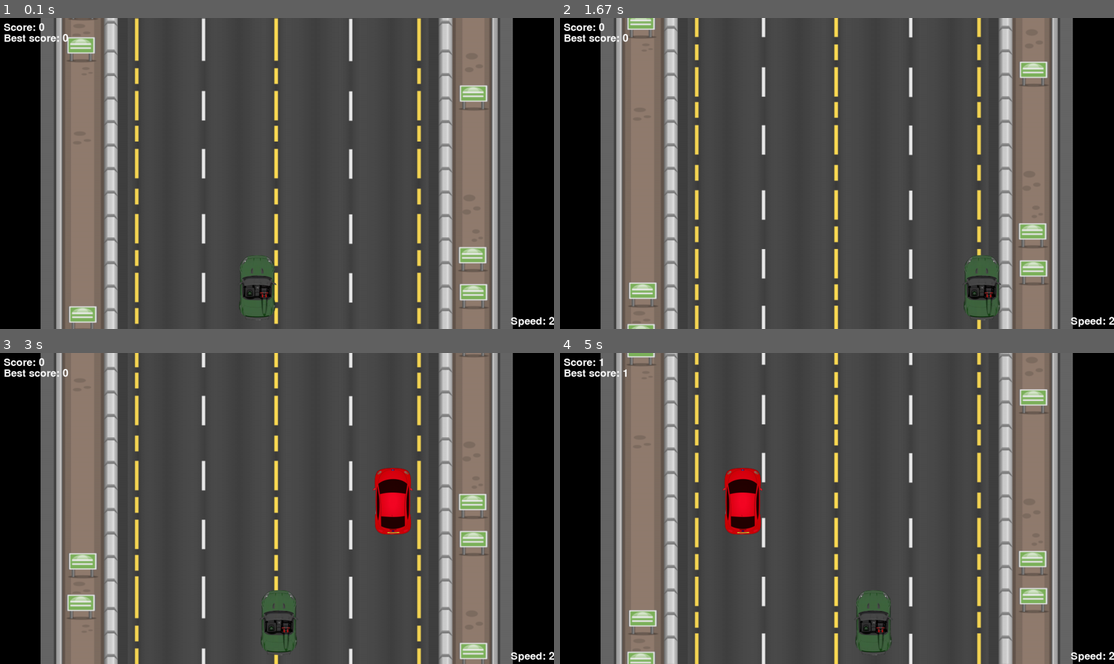
Above: before the commit, frames 1-4 (two rows, left to right).
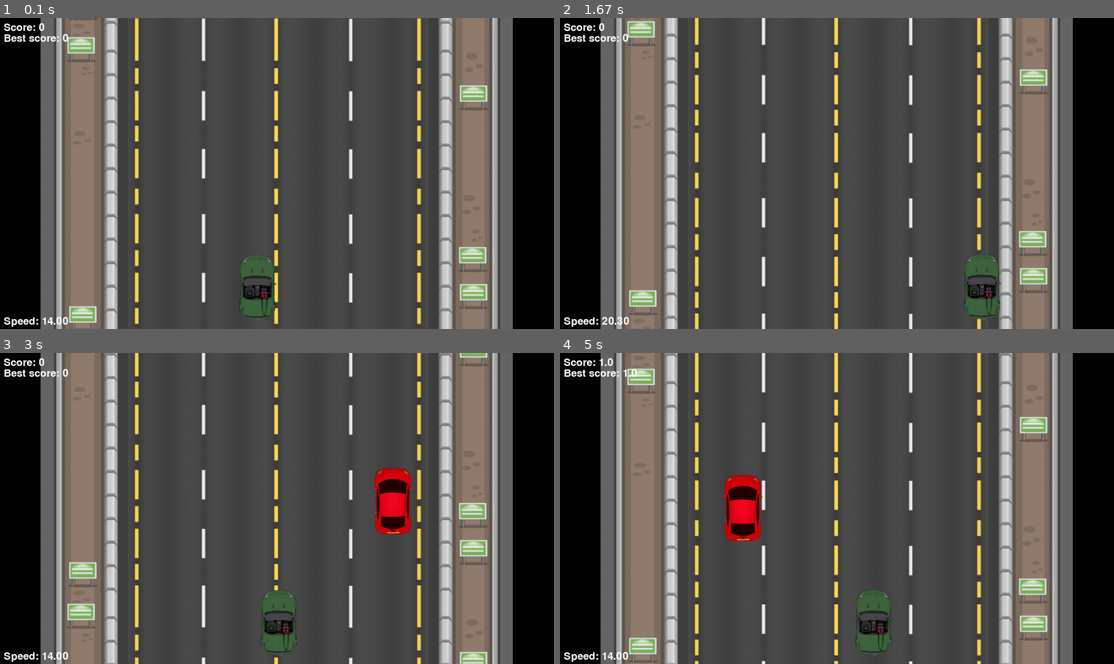
Above: after the commit, the same moments.

Repository: KidIsKing/TheFastestCar
Game: pygame game, started from racing_game_oop.py
Two runs of this game, one before a commit and one after it. Both use one fixed random seed, a clock stepped at 60 frames per second and the inputs below.
Inputs:
- Up to frame 1 (0.1 s): no input
- Up to frame 2 (1.67 s): tap W at 0.33 s; hold Right 0.67-1.13 s; hold W 1.17-1.47 s; hold Right from 1.5 s (still down)
- Up to frame 3 (3 s): release Right at 1.97 s; hold A 2-2.53 s; hold Down 2.57-2.87 s; hold A from 2.9 s (still down)
- Up to frame 4 (5 s): release A at 3.3 s; hold Up 3.33-3.7 s; hold D 3.73-4.37 s; hold Down 4.4-4.77 s; hold A from 4.8 s (still down)

The runs differ from the first frame. In frame 1, 0.3% of the frame differs, in the area x 0-100%, y 96-100%; in frame 2, 4.9%; in frame 3, 5.1%; in frame 4, 7.5%, in the area x 0-100%, y 0-100%.

Commit message:
change speed for animation

Diff:
--- a/racing_game_oop.py
+++ b/racing_game_oop.py
@@ -24,11 +24,13 @@
         self.rect = self.image.get_rect()
         self.start_x = WIDTH // 2 - 90
         self.start_y = HEIGHT - self.rect.height - 20
+        self.current_y = float(self.start_y)
         self.reset()
 
     def reset(self):
         self.rect.x = self.start_x
         self.rect.y = self.start_y
+        self.current_y = float(self.start_y)
 
     def update(self, keys):
         if keys[pygame.K_LEFT] or keys[pygame.K_a]:
@@ -38,8 +40,10 @@
 
         self.rect.left = max(self.rect.left, WIDTH // 2 - 450 + 20)
         self.rect.right = min(self.rect.right, WIDTH // 2 + 450 - 20)
-        self.rect.top = max(self.rect.top, 0)
-        self.rect.bottom = min(self.rect.bottom, HEIGHT)
+
+    def update_vertical_position(self, target_y, smoothing):
+        self.current_y += (target_y - self.current_y) * smoothing
+        self.rect.y = int(round(self.current_y))
 
     def draw(self, surface):
         surface.blit(self.image, self.rect)
@@ -118,8 +122,17 @@
         self.start_speed = self.player_speed
         self.max_speed = 30
         self.min_speed = 2
-        self.acceleration = 0.01  # нажатие W прибавляет это значение
-        self.deceleration = 1  # нажатие S убирает это значение
+        self.speed_acceleration = 0.07
+        self.speed_coast_deceleration = 0.03
+        self.speed_brake_deceleration = 0.3
+        self.throttle = 0.0
+        self.throttle_up_rate = 0.02
+        self.throttle_coast_rate = 0.008
+        self.throttle_brake_rate = 0.05
+        self.max_lift = 36
+        self.lift_smoothing = 0.08
+        self.coast_smoothing = 0.035
+        self.brake_smoothing = 0.18
         self.enemy_speed = 5
 
     def spawn_enemy(self):
@@ -138,15 +151,28 @@
 
     def update(self):
         keys = pygame.key.get_pressed()
-        if keys[pygame.K_UP] or keys[pygame.K_w]:
-            self.player_speed = min(self.player_speed + self.acceleration, self.max_speed)
-        elif keys[pygame.K_DOWN] or keys[pygame.K_s]:
-            self.player_speed = max(self.player_speed - self.deceleration, self.min_speed)
+        accelerating = keys[pygame.K_UP] or keys[pygame.K_w]
+        braking = keys[pygame.K_DOWN] or keys[pygame.K_s]
+
+        if accelerating:
+            self.player_speed = min(self.player_speed + self.speed_acceleration, self.max_speed)
+            self.throttle = min(1.0, self.throttle + self.throttle_up_rate)
+        elif braking:
+            self.player_speed = max(self.player_speed - self.speed_brake_deceleration, self.min_speed)
+            self.throttle = max(0.0, self.throttle - self.throttle_brake_rate)
+        else:
+            self.player_speed = max(self.player_speed - self.speed_coast_deceleration, self.min_speed)
+            self.throttle = max(0.0, self.throttle - self.throttle_coast_rate)
+
+        lift_amount = self.max_lift * (self.throttle ** 2)
+        target_y = self.player.start_y - lift_amount
+        smoothing = self.brake_smoothing if braking else self.lift_smoothing if accelerating else self.coast_smoothing
 
         self.road.update(self.player_speed)
 
         keys = pygame.key.get_pressed()
         self.player.update(keys)
+        self.player.update_vertical_position(target_y, smoothing)
 
         self.check_points()
 
@@ -199,11 +225,12 @@
                         self.player.reset()
                         self.player_speed = self.start_speed
                         self.score = self.start_score
+                        self.throttle = 0.0
 
     def check_points(self):
         for enemy in self.enemies:
             if not enemy.scored and self.player.rect.bottom < enemy.rect.top:
-                self.score += 1
+                self.score += 1 + self.player_speed // 10
                 enemy.scored = True
         self.best_score = max(self.score, self.best_score)
 
@@ -214,8 +241,8 @@
         self.display.blit(score_text, (10, 10))
         self.display.blit(best_score_text, (10, 35))
 
-        speed_text = font.render(f"Speed: {self.player_speed}", True, (255, 255, 255))
-        self.display.blit(speed_text, (WIDTH - 100, HEIGHT - 30))
+        speed_text = font.render(f"Speed: {self.player_speed * 7:.2f}", True, (255, 255, 255))
+        self.display.blit(speed_text, (10, HEIGHT - 30))
 
     def run(self):
         while self.running:
Not shown, changed: .gitignore
